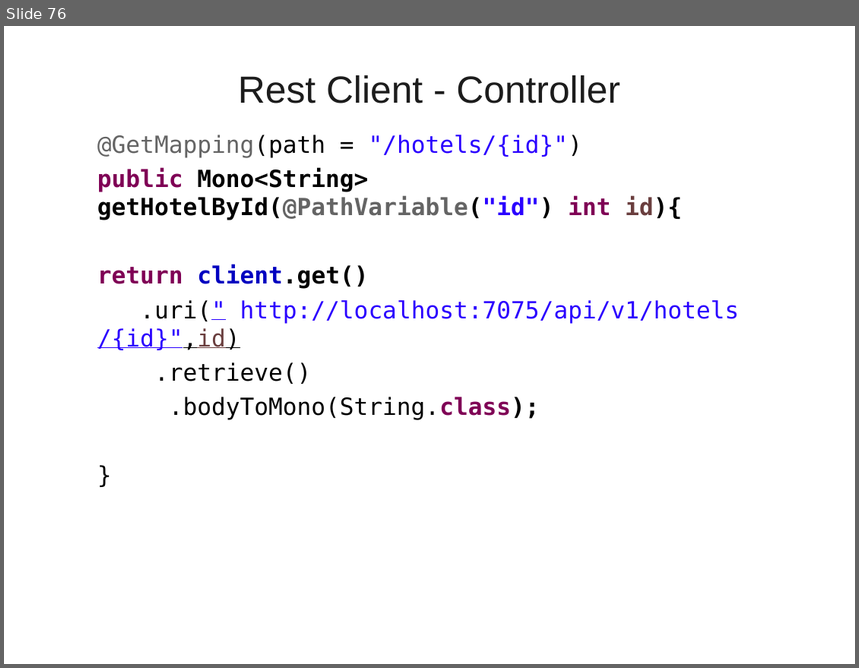
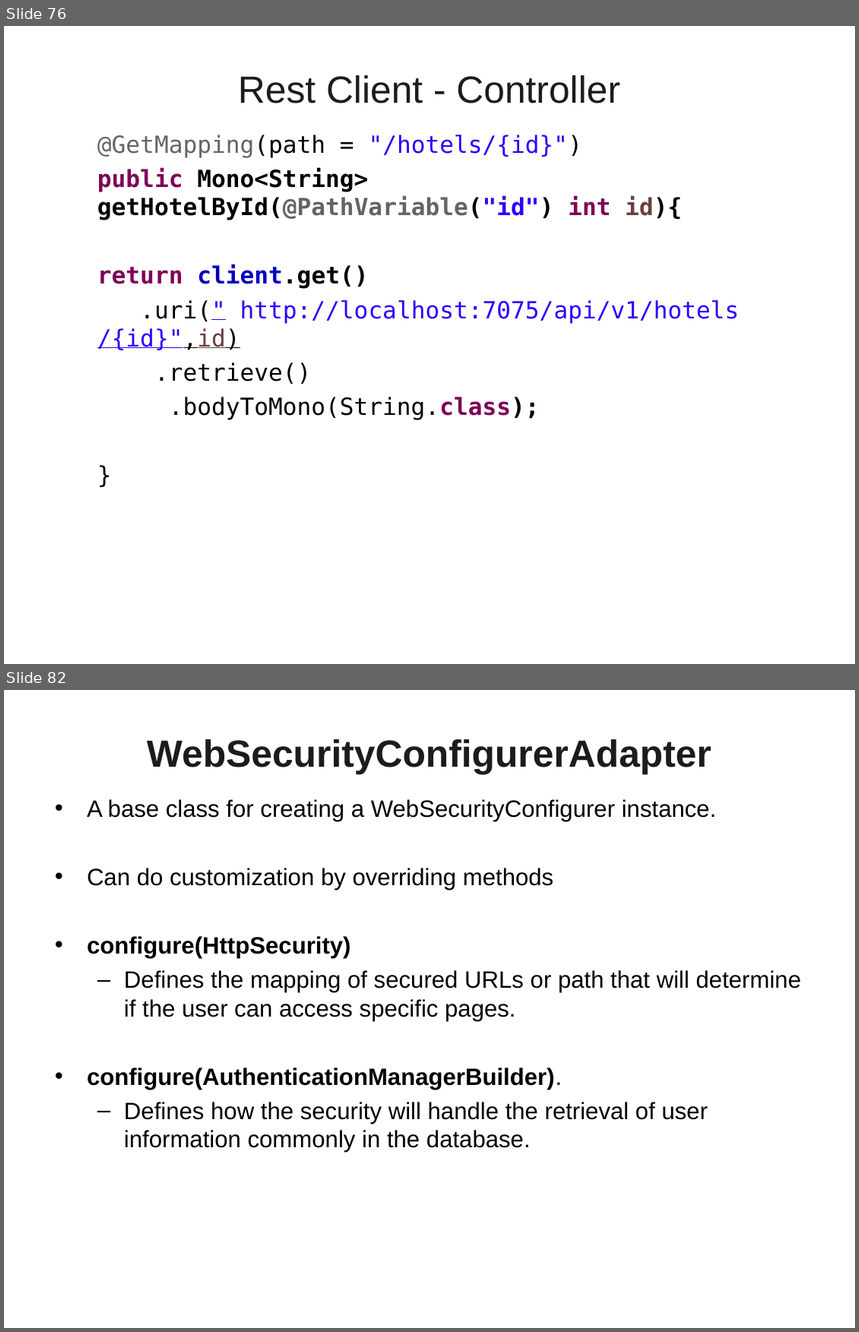
Before and after one commit to vatsanTraining/lumen_sep_2021, a slide deck: SpringBoot_Day_Two_Lumen_2021.ppt. Shown one above the other, each under a label of ours: slide 76 before the commit, slides 76 and 82 after it; the slides between them are not shown. The pictures are 859x668 and 859x1332 pixels, drawn with LibreOffice and Linux fonts; fonts in the diff are those of the drawing; background and template pictures are left out. Boxes give left, top, right and bottom in pixels: in the first picture for what was removed or moved away, otherwise in the second. Text is boxed around its words. In the diff, an @@ line names an element or a change of style, - is before the commit and + after.

```diff
--- a/SpringBoot_Day_Two_Lumen_2021.ppt
+++ b/SpringBoot_Day_Two_Lumen_2021.ppt
@@ slide 82 added at (4, 690, 855, 1328), background picture (left out) @@
@@ title added at (147, 739, 712, 774), 32 pt, text #1C1C1C, bold @@
+WebSecurityConfigurerAdapter
@@ text added at (87, 799, 801, 1153), 20 pt, text #000000 @@
+• A base class for creating a WebSecurityConfigurer instance.
+• Can do customization by overriding methods
+• configure(HttpSecurity)
+  – Defines the mapping of secured URLs or path that will determine if the user can access specific pages.
+• configure(AuthenticationManagerBuilder).
+  – Defines how the security will handle the retrieval of user information commonly in the database.
```
Also in this commit, not shown: 15 other slides added.
